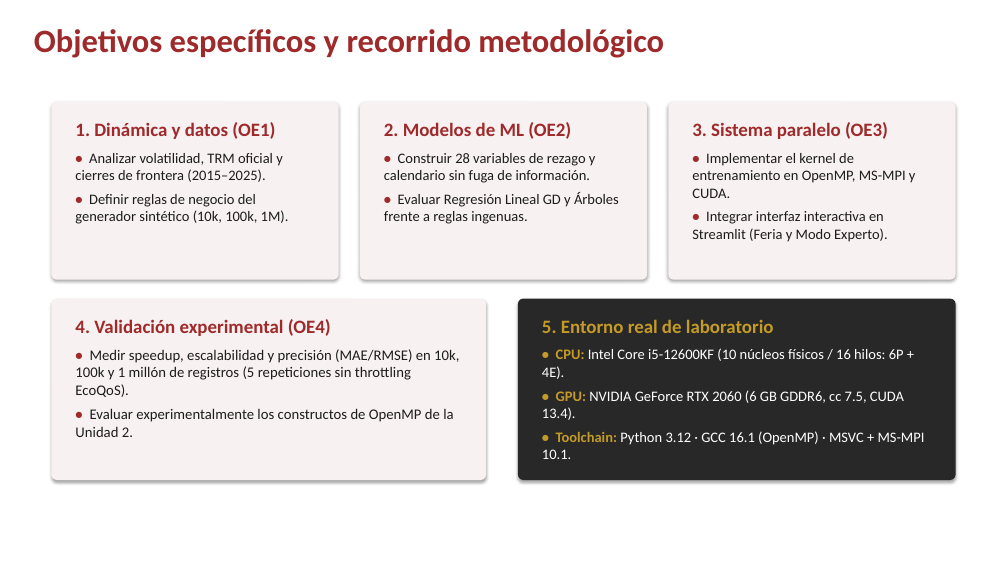
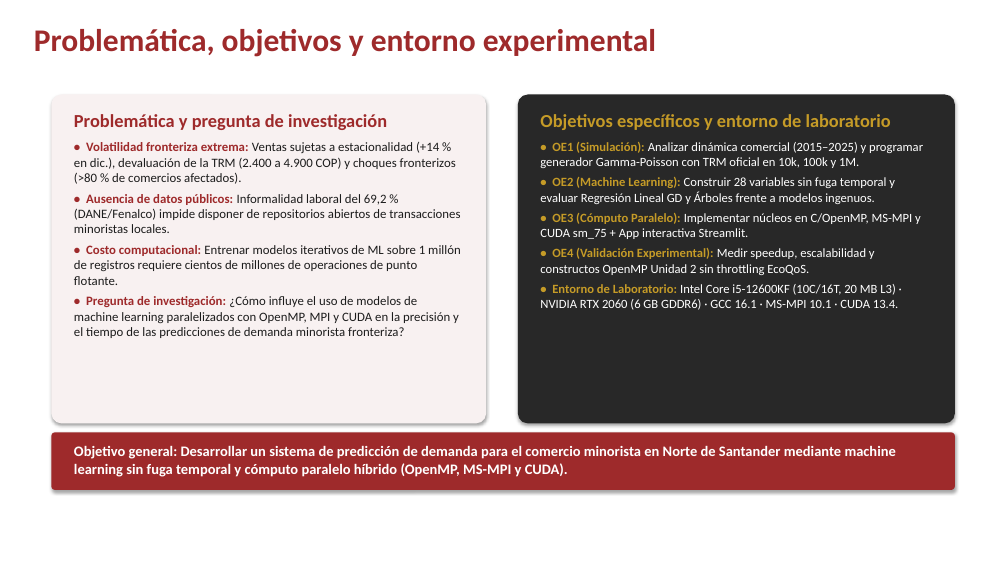
Before and after one commit to The1Poi/demanda-la-parada, a slide deck: slide 3 of entregables_defensa/02_Presentacion_Defensa/Presentacion_Defensa_Demanda_La_Parada.pptx. Drawn at 1008x567 pixels with LibreOffice and Linux fonts; fonts in the diff are those of the drawing; background and template pictures are left out. Boxes give left, top, right and bottom in pixels: in the first picture for what was removed or moved away, otherwise in the second. Text is boxed around its words. In the diff, an @@ line names an element or a change of style, - is before the commit and + after.

Commit message:
Actualizar presentacion: agregar lamina 2 de Resumen ejecutivo y Abstract en ingles manteniendo 15 laminas oficiales

```diff
--- a/entregables_defensa/02_Presentacion_Defensa/Presentacion_Defensa_Demanda_La_Parada.pptx
+++ b/entregables_defensa/02_Presentacion_Defensa/Presentacion_Defensa_Demanda_La_Parada.pptx
@@ text at (34, 29, 656, 57): text changed; size 31 to 30 pt @@
-Objetivos específicos y recorrido metodológico
+Problemática, objetivos y entorno experimental
@@ rounded rectangle: place and size @@
-rounded rectangle at (51, 102, 339, 280)
+rounded rectangle at (51, 95, 486, 423)
@@ text at (74, 114, 461, 338): text changed; size 13.8 to 12.2 pt @@
-1. Dinámica y datos (OE1)
-• Analizar volatilidad, TRM oficial y cierres de frontera (2015–2025).
-• Definir reglas de negocio del generador sintético (10k, 100k, 1M).
+Problemática y pregunta de investigación
+• Volatilidad fronteriza extrema: Ventas sujetas a estacionalidad (+14 % en dic.), devaluación de la TRM (2.400 a 4.900 COP) y choques fronterizos (>80 % de comercios afectados).
+• Ausencia de datos públicos: Informalidad laboral del 69,2 % (DANE/Fenalco) impide disponer de repositorios abiertos de transacciones minoristas locales.
+• Costo computacional: Entrenar modelos iterativos de ML sobre 1 millón de registros requiere cientos de millones de operaciones de punto flotante.
+• Pregunta de investigación: ¿Cómo influye el uso de modelos de machine learning paralelizados con OpenMP, MPI y CUDA en la precisión y el tiempo de las predicciones de demanda minorista fronteriza?
@@ rounded rectangle: place and size @@
-rounded rectangle at (360, 102, 647, 280)
+rounded rectangle at (518, 95, 955, 423)
@@ rounded rectangle at (518, 95, 955, 423): fill #F8F1F1 to #282828 @@
@@ text at (540, 114, 923, 310): text changed; size 13.8 to 12 pt; text colour #1C1C1C to #FFFFFF @@
-2. Modelos de ML (OE2)
-• Construir 28 variables de rezago y calendario sin fuga de información.
-• Evaluar Regresión Lineal GD y Árboles frente a reglas ingenuas.
+Objetivos específicos y entorno de laboratorio
+• OE1 (Simulación): Analizar dinámica comercial (2015–2025) y programar generador Gamma-Poisson con TRM oficial en 10k, 100k y 1M.
+• OE2 (Machine Learning): Construir 28 variables sin fuga temporal y evaluar Regresión Lineal GD y Árboles frente a modelos ingenuos.
+• OE3 (Cómputo Paralelo): Implementar núcleos en C/OpenMP, MS-MPI y CUDA sm_75 + App interactiva Streamlit.
+• OE4 (Validación Experimental): Medir speedup, escalabilidad y constructos OpenMP Unidad 2 sin throttling EcoQoS.
+• Entorno de Laboratorio: Intel Core i5-12600KF (10C/16T, 20 MB L3) · NVIDIA RTX 2060 (6 GB GDDR6) · GCC 16.1 · MS-MPI 10.1 · CUDA 13.4.
@@ rounded rectangle removed at (51, 299, 486, 480) @@
@@ rounded rectangle removed at (518, 299, 956, 480) @@
@@ text removed at (75, 319, 459, 437) @@
-4. Validación experimental (OE4)
-• Medir speedup, escalabilidad y precisión (MAE/RMSE) en 10k, 100k y 1 millón de registros (5 repeticiones sin throttling EcoQoS).
-• Evaluar experimentalmente los constructos de OpenMP de la Unidad 2.
@@ text removed at (542, 319, 925, 459) @@
-5. Entorno real de laboratorio
-• CPU: Intel Core i5-12600KF (10 núcleos físicos / 16 hilos: 6P + 4E).
-• GPU: NVIDIA GeForce RTX 2060 (6 GB GDDR6, cc 7.5, CUDA 13.4).
-• Toolchain: Python 3.12 · GCC 16.1 (OpenMP) · MSVC + MS-MPI 10.1.
@@ rounded rectangle: place and size @@
-rounded rectangle at (668, 102, 956, 280)
+rounded rectangle at (51, 433, 955, 490)
@@ rounded rectangle at (51, 433, 955, 490): fill #F8F1F1 to #9E2A2B; proportions changed @@
@@ text at (74, 446, 896, 477): text changed; text colour #1C1C1C to #FFFFFF; bold on @@
-3. Sistema paralelo (OE3)
-• Implementar el kernel de entrenamiento en OpenMP, MS-MPI y CUDA.
-• Integrar interfaz interactiva en Streamlit (Feria y Modo Experto).
+Objetivo general: Desarrollar un sistema de predicción de demanda para el comercio minorista en Norte de Santander mediante machine learning sin fuga temporal y cómputo paralelo híbrido (OpenMP, MS-MPI y CUDA).
```
Also in this commit, not shown: 11 other slides changed, 1 slide added, 1 slide removed.
